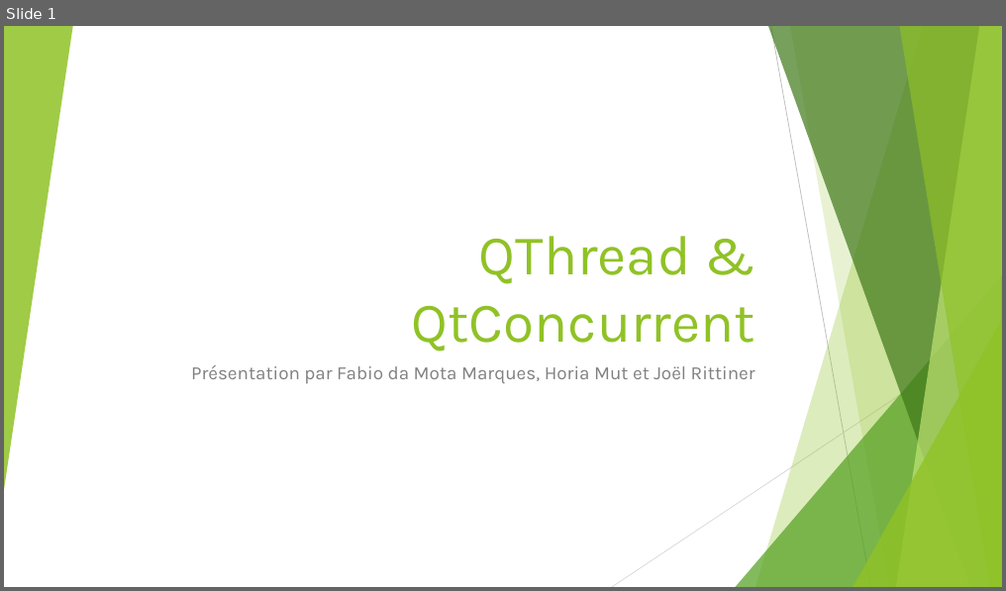
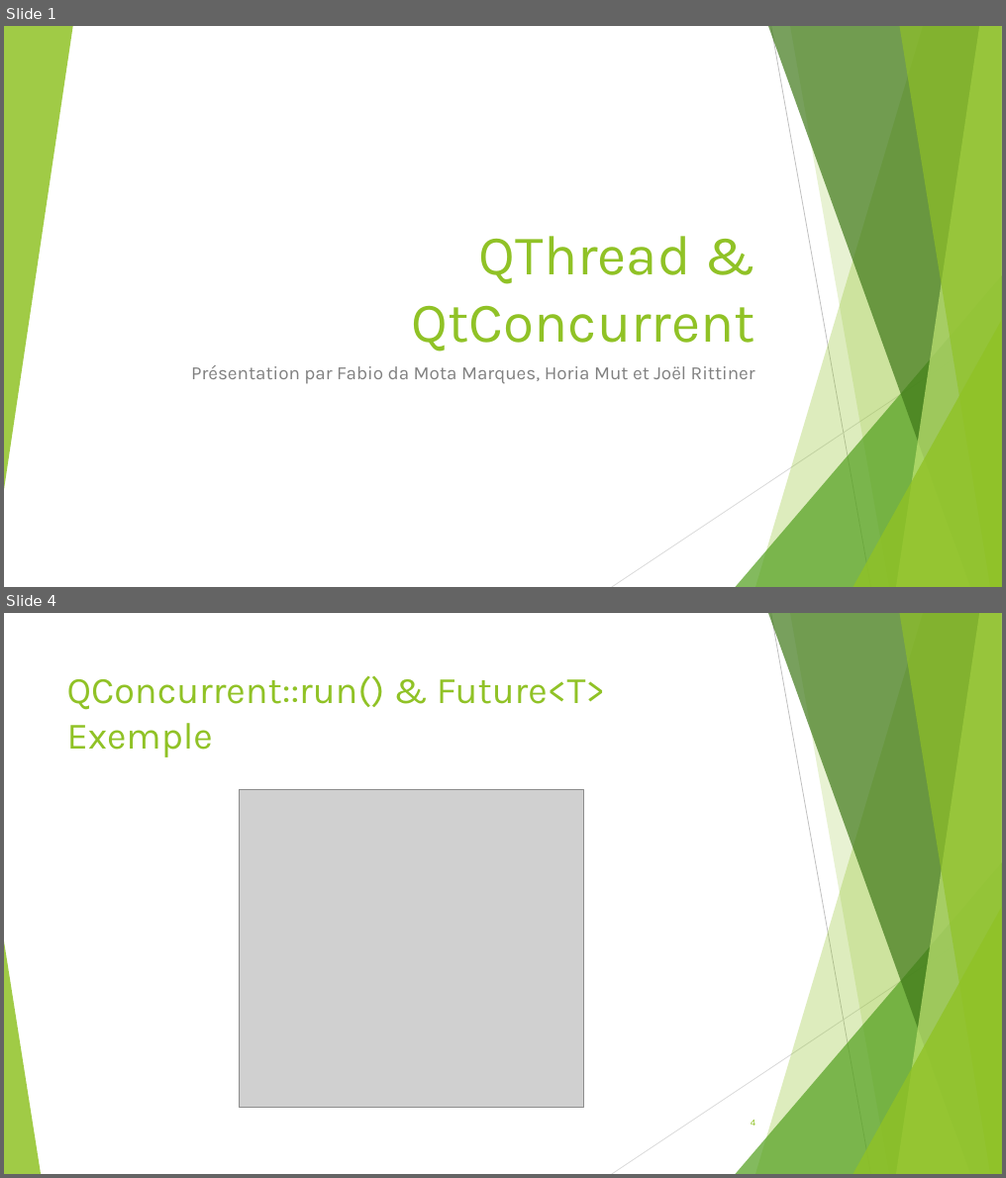
Before and after one commit to Drakesinger/QtConcurrent-Barber, a slide deck: presentation/QThread & QtConcurrent.pptx. Shown one above the other, each under a label of ours: slide 1 before the commit, slides 1 and 4 after it; the slides between them are not shown. The pictures are 1006x591 and 1006x1178 pixels, drawn with LibreOffice and Linux fonts; fonts in the diff are those of the drawing; grey boxes stand for pictures. Boxes give left, top, right and bottom in pixels: in the first picture for what was removed or moved away, otherwise in the second. Text is boxed around its words. In the diff, an @@ line names an element or a change of style, - is before the commit and + after.

```diff
--- a/presentation/QThread & QtConcurrent.pptx
+++ b/presentation/QThread & QtConcurrent.pptx
@@ slide 4 added at [4, 613, 1002, 1174], background #FFFFFF; not listed: 9 template elements that a slide beside it also shows @@
@@ title added at [67, 675, 605, 758], 36 pt, text #90C226 @@
+QConcurrent::run() & Future<T> Exemple
@@ picture added at [239, 789, 584, 1107] @@
@@ triangle added at [4, 942, 41, 1174], fill #90C226 at 85% opacity @@
@@ page number added at [750, 1120, 755, 1126], 9 pt, text #90C226 @@
+4
```
Also in this commit, not shown: 8 slides changed, 5 other slides added, 2 slides removed, 1 other file.
